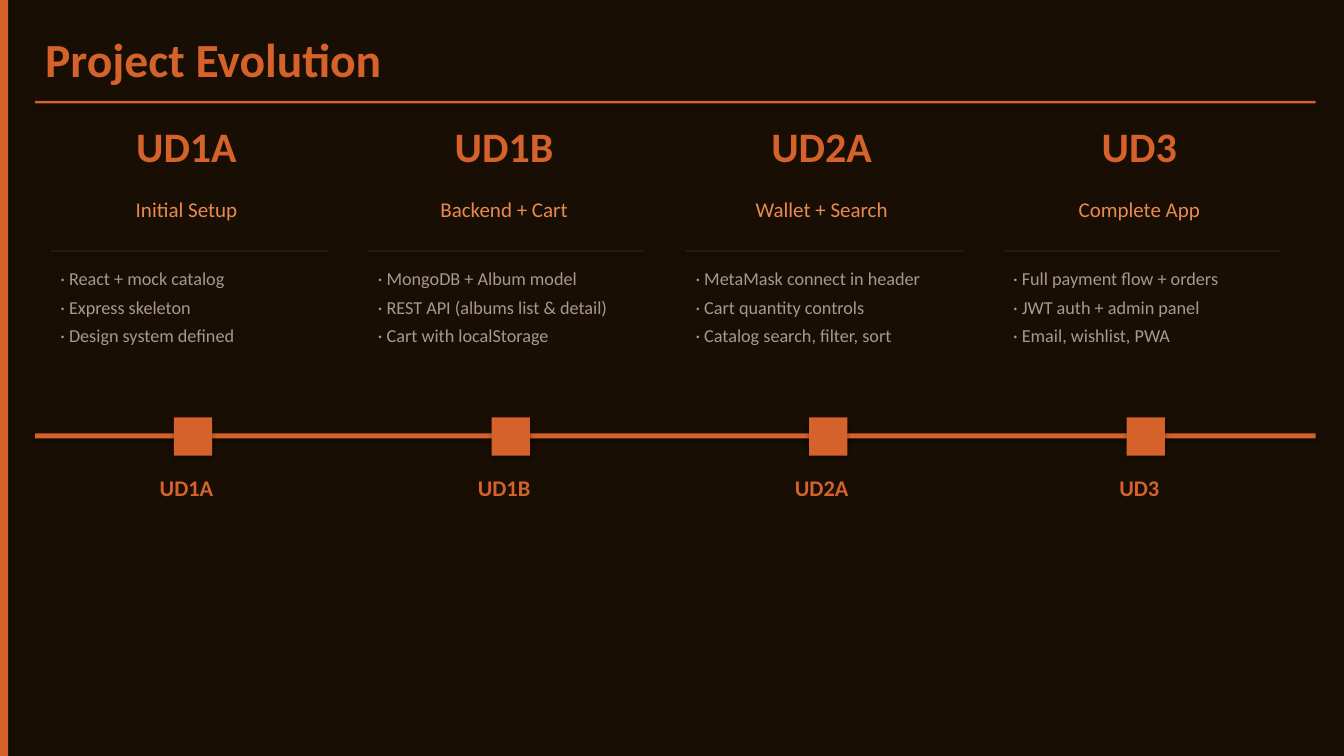
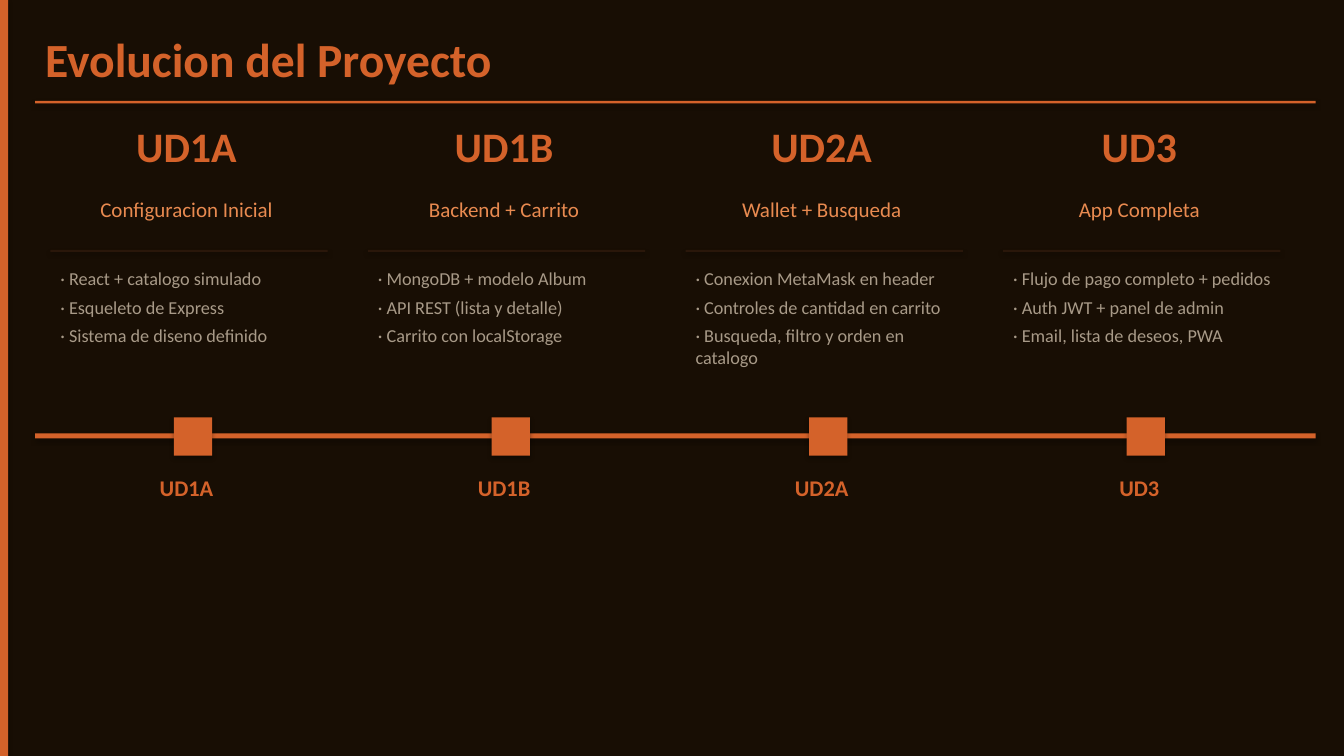
Before and after one commit to Castor909/projecte-intermodular, a slide deck: slide 10 of docs/VinylEth_Presentation.pptx. Drawn at 1344x756 pixels with LibreOffice and Linux fonts; fonts in the diff are those of the drawing. Boxes give left, top, right and bottom in pixels: in the first picture for what was removed or moved away, otherwise in the second. Text is boxed around its words. In the diff, an @@ line names an element or a change of style, - is before the commit and + after.

Commit message:
fix: update presentation text to Spanish for final project report

```diff
--- a/docs/VinylEth_Presentation.pptx
+++ b/docs/VinylEth_Presentation.pptx
@@ text at (x1=45, y1=43, x2=491, y2=85): text changed @@
-Project Evolution
+Evolucion del Proyecto
@@ text at (x1=100, y1=202, x2=273, y2=221): text changed @@
-Initial Setup
+Configuracion Inicial
@@ text at (x1=429, y1=202, x2=579, y2=217): text changed @@
-Backend + Cart
+Backend + Carrito
@@ text at (x1=742, y1=202, x2=901, y2=221): text changed @@
-Wallet + Search
+Wallet + Busqueda
@@ text at (x1=1079, y1=202, x2=1200, y2=221): text changed @@
-Complete App
+App Completa
@@ text at (x1=69, y1=272, x2=267, y2=342): text changed @@
-· React + mock catalog
-· Express skeleton
-· Design system defined
+· React + catalogo simulado
+· Esqueleto de Express
+· Sistema de diseno definido
@@ text at (x1=387, y1=272, x2=586, y2=345): text changed @@
-· MongoDB + Album model
-· REST API (albums list & detail)
-· Cart with localStorage
+· MongoDB + modelo Album
+· API REST (lista y detalle)
+· Carrito con localStorage
@@ text at (x1=696, y1=272, x2=941, y2=367): text changed @@
-· MetaMask connect in header
-· Cart quantity controls
-· Catalog search, filter, sort
+· Conexion MetaMask en header
+· Controles de cantidad en carrito
+· Busqueda, filtro y orden en catalogo
@@ text at (x1=1022, y1=272, x2=1271, y2=344): text changed @@
-· Full payment flow + orders
-· JWT auth + admin panel
-· Email, wishlist, PWA
+· Flujo de pago completo + pedidos
+· Auth JWT + panel de admin
+· Email, lista de deseos, PWA
```
Also in this commit, not shown: 9 other slides changed, 2 slides added, 2 slides removed, 1 other file.
